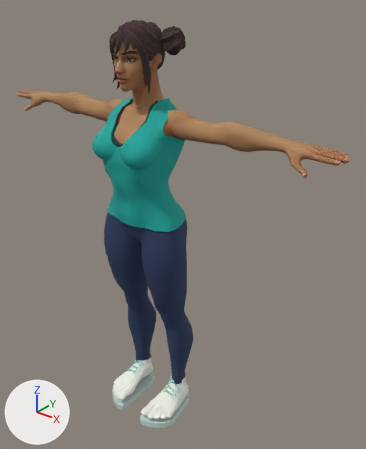
The glTF model experiments/prompt2rig/public/lab/characters/running-woman/running-woman-run.glb: old version first, new version second.
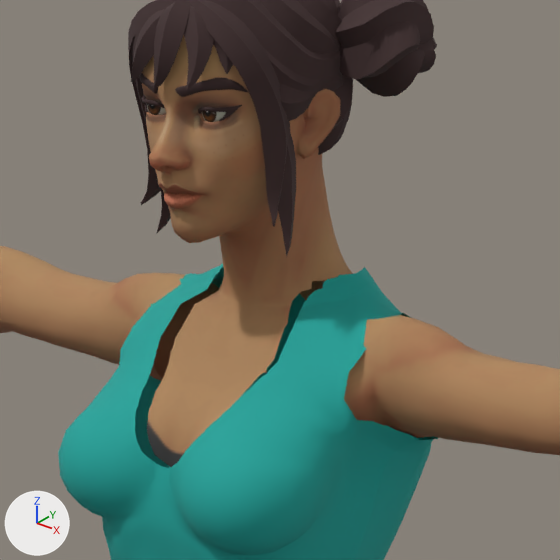
Each version appears first whole from a camera (50 mm lens) standing at (1.287, -1.349, 1.849) and looking at (0.103, 0.132, 0.931), and next in a close-up on the part from 21% to 59% of the width and 7% to 38% of the height. Arrows for +X, +Y and +Z are at lower left; the lights stay in place. The older version's two pictures come first. Vertices at exactly the same position are counted once.

Objects in the first close-up: 'brows', 'hair', 'head_neck', 'skin_L', 'skin_R', 'tank' and 1 more.
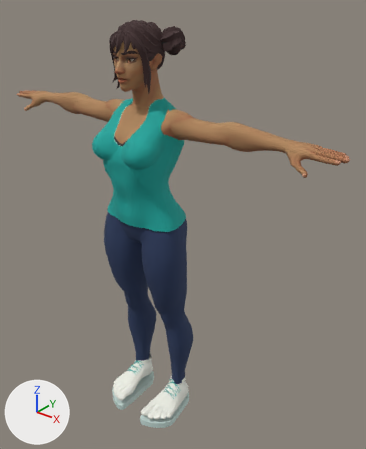
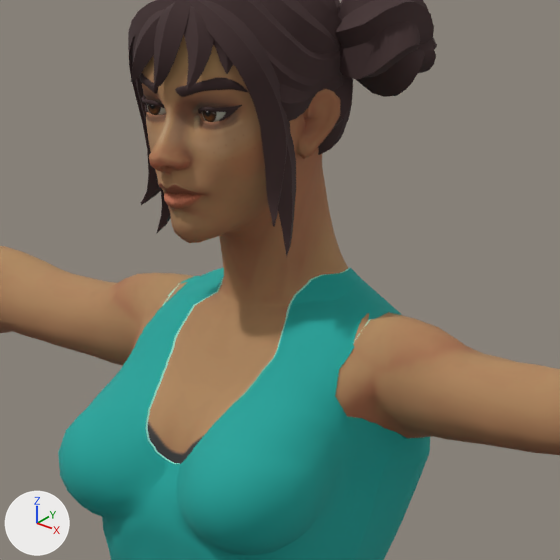
What differs and where, as boxes [x1, y1, x2, y2] in the close-ups (560 x 560 px; the box of a moved part takes in the faces that stretch with it):
'tank', reshaped: before [58, 264, 438, 560]; after [58, 267, 430, 560]
'tank_binding', added: after [146, 268, 424, 464]
part 1 of me_mesh_0, moved or reshaped: before [73, 264, 438, 526]; after [73, 267, 430, 526]
part 2 of me_mesh_4, moved or reshaped: before [284, 268, 370, 333]; after [284, 283, 398, 344]
part 3 of me_mesh_4, moved or reshaped: before [170, 277, 312, 309]; after [156, 275, 222, 304]
part 4 of me_mesh_5, cut back (mostly hidden): before [176, 324, 369, 463]; after [176, 324, 393, 464]
part 5 of me_mesh_6, built on: before [147, 285, 312, 467]; after [144, 292, 195, 463]

Patch to the scene script:
```diff
--- a/experiments/prompt2rig/public/lab/characters/running-woman/running-woman-run.glb.py
+++ b/experiments/prompt2rig/public/lab/characters/running-woman/running-woman-run.glb.py
@@ mat_tank_edge_binding @@
+mat_tank_edge_binding = principled_material('Tank edge binding')
+mat_tank_edge_binding.base_color = (0.337, 0.776, 0.644)  # green #9de4d2
+mat_tank_edge_binding.roughness = 0.87
@@ me_mesh_0 @@
 me_mesh_0.from_pydata(...)  # 1097 vertices, 1913 faces; spans x -0.174..0.174, y -0.145..0.152, z 0.983..1.453
 # used by ob_tank; location = (0.0, 0.0, 0.0)
+# me_mesh_0 part 1: 414 of 1097 vertices moved; they spanned x -0.167..0.167, y -0.135..0.137, z 1.275..1.453 and now span x -0.154..0.154, y -0.133..0.134, z 1.275..1.453; mean shift (0.0, -0.001, 0.0); largest move (-0.063, 0.034, 1.444) -> (-0.049, 0.027, 1.445)
 me_mesh_0.materials.append(mat_teal_athletic_tank)
@@ me_mesh_4 @@
 # used by ob_head_neck; location = (0.0, 0.0, 0.0)
-me_mesh_4.from_pydata(...)  # 1673 vertices, 3250 faces; spans x -0.138..0.138, y -0.106..0.11, z 1.407..1.708
+me_mesh_4.from_pydata(...)  # 1682 vertices, 3281 faces; spans x -0.138..0.138, y -0.106..0.11, z 1.407..1.708
+# me_mesh_4 part 2: 4 vertices moved from x 0.036..0.113, y -0.012..0.109, z 1.415..1.424 to x 0.037..0.11, y -0.002..0.11, z 1.414..1.42; 30 vertices removed from x 0.042..0.113, y -0.007..0.101, z 1.416..1.448; 35 vertices added at x 0.049..0.108, y 0.011..0.105, z 1.417..1.445
+# me_mesh_4 part 3: 3 vertices moved from x -0.057..-0.036, y -0.012..0.109, z 1.415..1.424 to x -0.065..-0.037, y -0.002..0.11, z 1.414..1.42; 31 vertices removed from x -0.113..-0.042, y -0.007..0.101, z 1.416..1.448; 35 vertices added at x -0.11..-0.049, y 0.011..0.102, z 1.416..1.445
 me_mesh_4.materials.append(mat_adult_female_skin)
@@ me_mesh_5 @@
 # used by ob_skin_l; location = (0.0, 0.0, 0.0)
-me_mesh_5.from_pydata(...)  # 1239 vertices, 2377 faces; spans x 0.0..0.79, y -0.105..0.118, z 1.296..1.428
+me_mesh_5.from_pydata(...)  # 1265 vertices, 2416 faces; spans x 0.0..0.79, y -0.113..0.121, z 1.289..1.428
+# me_mesh_5 part 4
+# 39 vertices are removed from x 0.0..0.148, y -0.102..0.109, z 1.296..1.417
+# 63 faces are deleted
+# 36 vertices move from x 0.0..0.146, y -0.105..0.118, z 1.301..1.423 to x 0.0..0.144, y -0.113..0.121, z 1.294..1.422
+# 65 vertices are added at x 0.0..0.145, y -0.11..0.115, z 1.289..1.42
+# 102 new faces join them
 me_mesh_5.materials.append(mat_adult_female_skin)
@@ me_mesh_6 @@
 # used by ob_skin_r; location = (0.0, 0.0, 0.0)
-me_mesh_6.from_pydata(...)  # 1239 vertices, 2377 faces; spans x -0.79..0.0, y -0.105..0.118, z 1.296..1.428
+me_mesh_6.from_pydata(...)  # 1266 vertices, 2417 faces; spans x -0.79..0.0, y -0.113..0.121, z 1.289..1.428
+# me_mesh_6 part 5
+# 41 vertices are removed from x -0.148..0.0, y -0.102..0.11, z 1.296..1.417
+# 68 faces are deleted
+# 34 vertices move from x -0.146..0.0, y -0.105..0.118, z 1.301..1.423 to x -0.141..0.0, y -0.113..0.121, z 1.294..1.422
+# 68 vertices are added at x -0.145..0.0, y -0.11..0.115, z 1.289..1.42
+# 108 new faces join them
 me_mesh_6.materials.append(mat_adult_female_skin)
@@ me_mesh_1_1 @@
+me_mesh_1_1.from_pydata(...)  # 426 vertices, 426 faces; spans x -0.154..0.154, y -0.105..0.119, z 1.301..1.453
+me_mesh_1_1.materials.append(mat_tank_edge_binding)  # green #9de4d2
@@ ob_tank_binding @@
+ob_tank_binding = bpy.data.objects.new('tank_binding', me_mesh_1_1)
+ob_tank_binding.location = (0.0, 0.0, 0.0)
```
